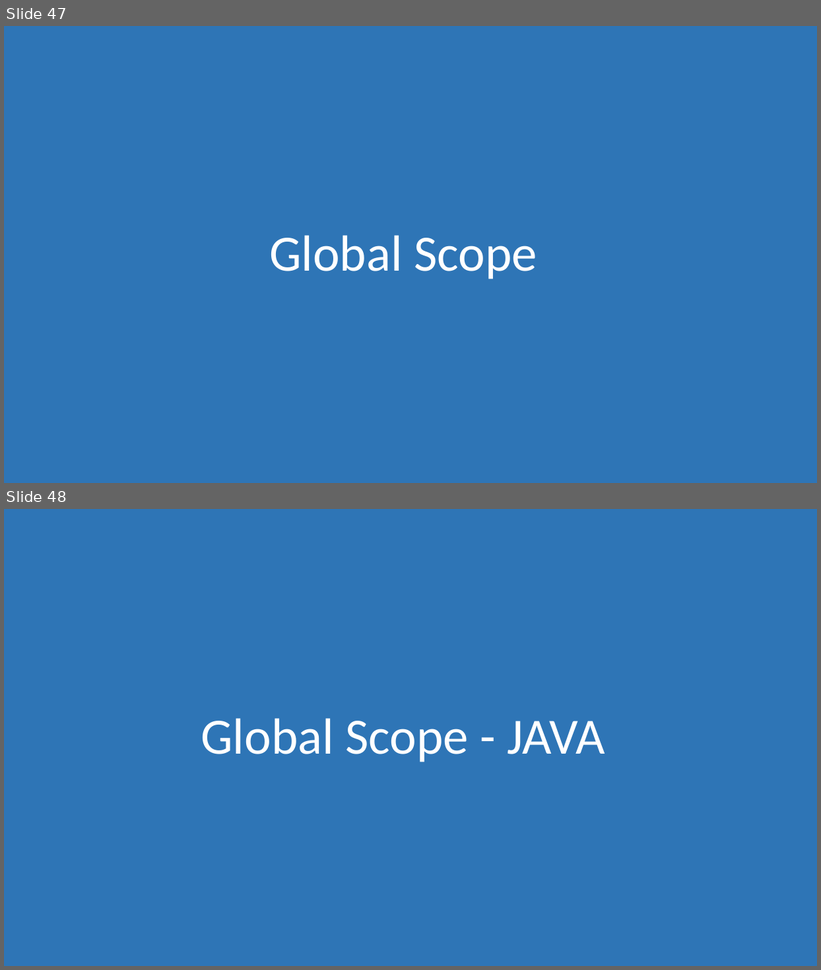
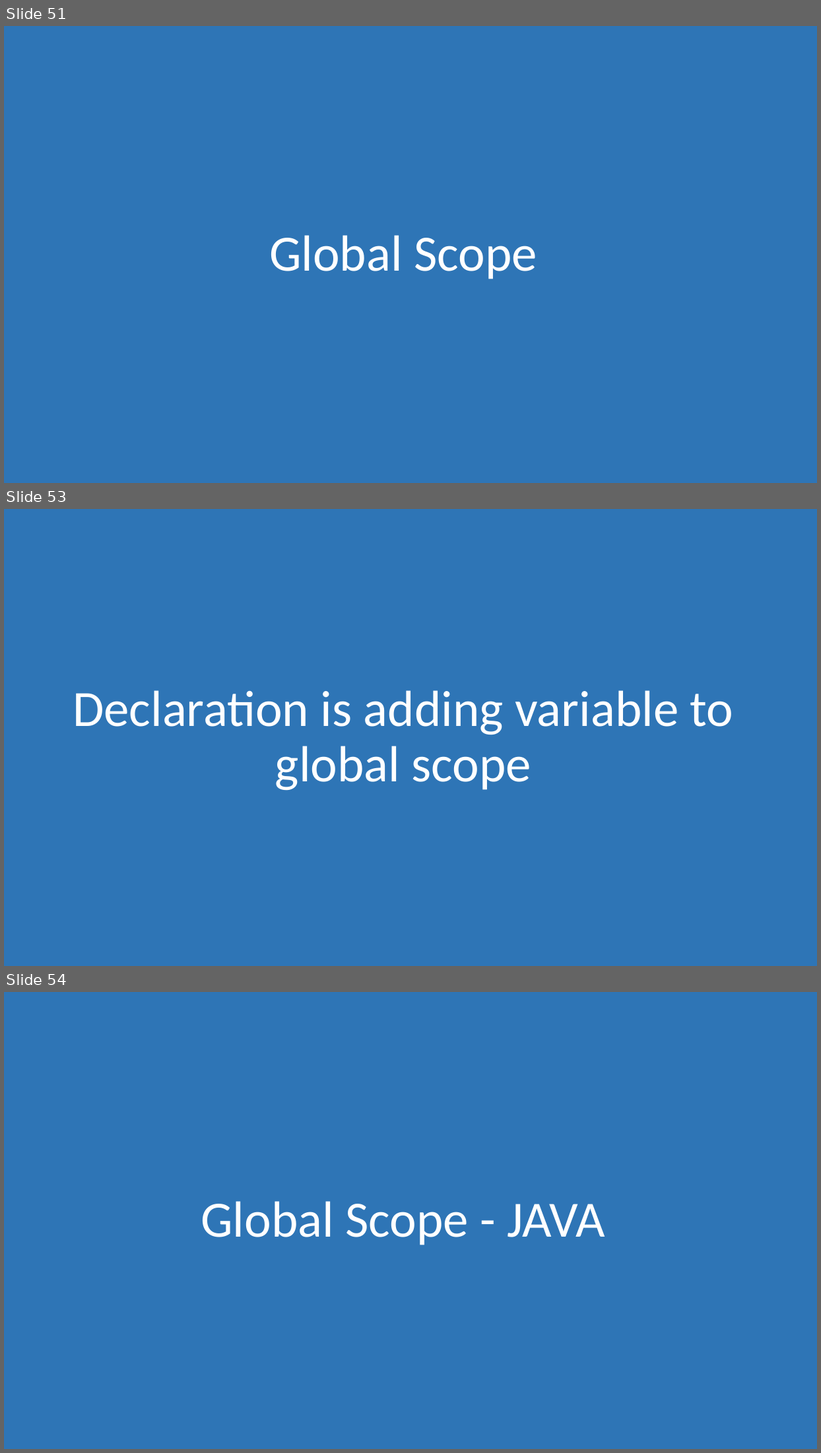
Before and after one commit to morkkis/PWD, a slide deck: presentations/Practical Web Dev.pptx. Shown one above the other, each under a label of ours: slides 47 and 48 before the commit, slides 51, 53 and 54 after it; the slides between them are not shown. The pictures are 821x970 and 821x1453 pixels, drawn with LibreOffice and Linux fonts; fonts in the diff are those of the drawing. Boxes give left, top, right and bottom in pixels: in the first picture for what was removed or moved away, otherwise in the second. Text is boxed around its words. In the diff, an @@ line names an element or a change of style, - is before the commit and + after.

```diff
--- a/presentations/Practical Web Dev.pptx
+++ b/presentations/Practical Web Dev.pptx
@@ slide 53 added at box(4, 509, 817, 966), background #FFFFFF @@
@@ rectangle added at box(4, 509, 817, 966), fill #2E75B6 @@
@@ title added at box(73, 691, 734, 791), 60 pt, text #FFFFFF @@
+Declaration is adding variable to global scope
@@ what was slide 47 is now slide 51 @@
@@ what was slide 48 is now slide 54 @@
```
Also in this commit, not shown: 5 other slides added, 3 other files.
